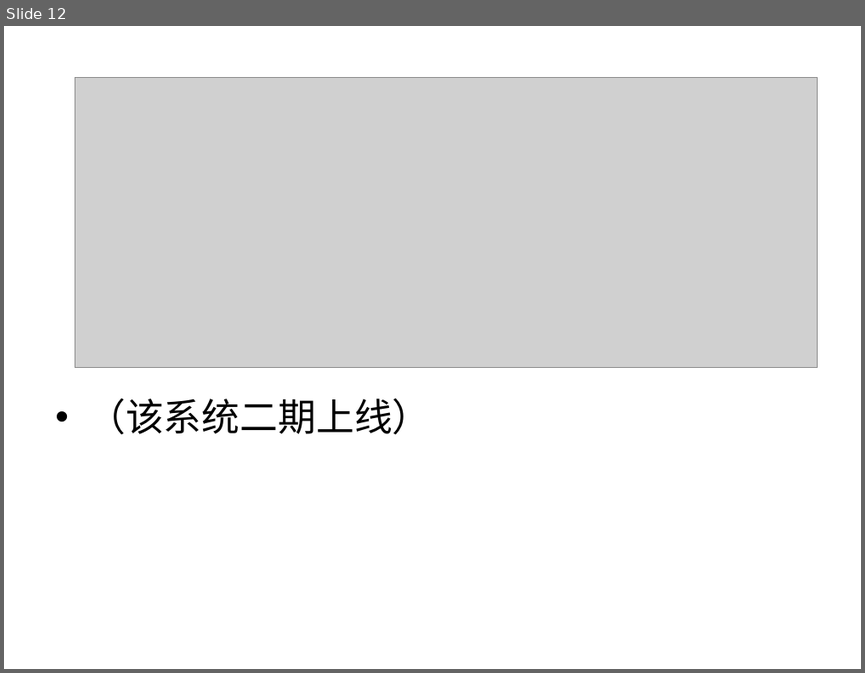
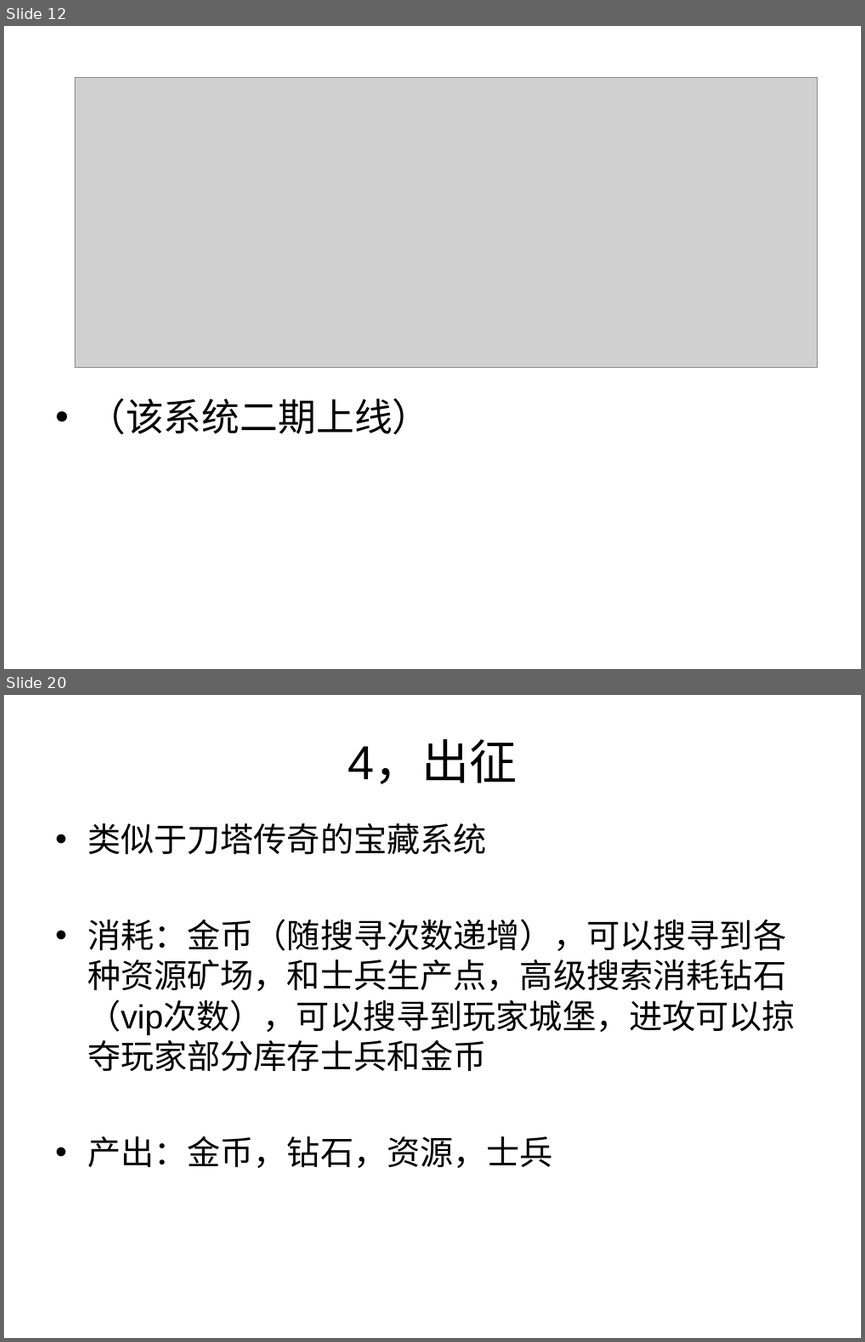
Before and after one commit to caihan1984/demov1, a slide deck: Assets/document/demo.ppt. Shown one above the other, each under a label of ours: slide 12 before the commit, slides 12 and 20 after it; the slides between them are not shown. The pictures are 865x673 and 865x1342 pixels, drawn with LibreOffice and Linux fonts; fonts in the diff are those of the drawing; grey boxes stand for pictures. Boxes give left, top, right and bottom in pixels: in the first picture for what was removed or moved away, otherwise in the second. Text is boxed around its words. In the diff, an @@ line names an element or a change of style, - is before the commit and + after.

```diff
--- a/Assets/document/demo.ppt
+++ b/Assets/document/demo.ppt
@@ slide 20 added at box(4, 695, 861, 1338), background #FFFFFF @@
@@ title added at box(348, 742, 517, 784), 40 pt, text #000000 @@
+4，出征
@@ text added at box(87, 823, 795, 1168), 28 pt, text #000000 @@
+• 类似于刀塔传奇的宝藏系统
+• 消耗：金币（随搜寻次数递增），可以搜寻到各种资源矿场，和士兵生产点，高级搜索消耗钻石（vip次数），可以搜寻到玩家城堡，进攻可以掠夺玩家部分库存士兵和金币
+• 产出：金币，钻石，资源，士兵
```
Also in this commit, not shown: 1 slide changed, 7 other slides added.
